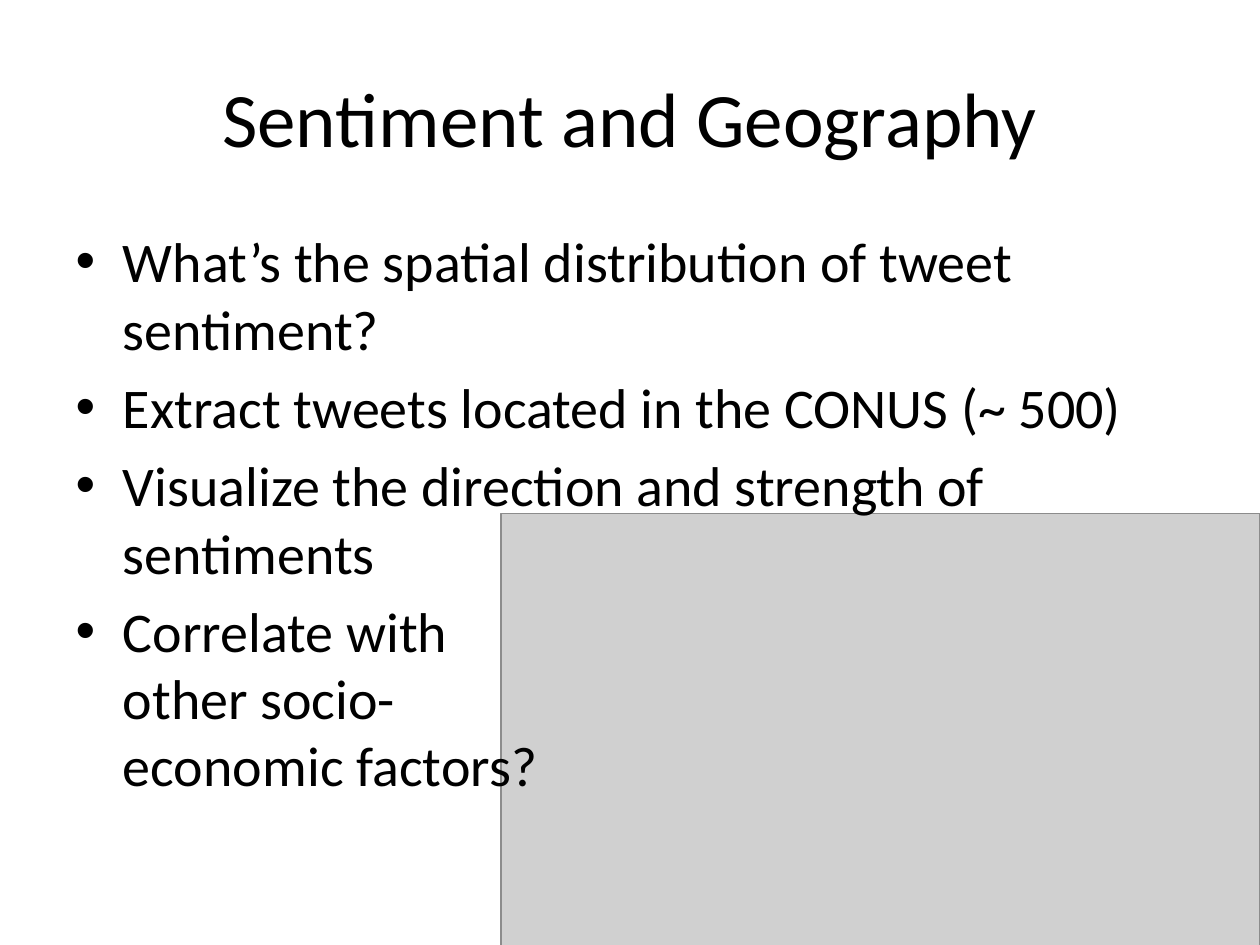
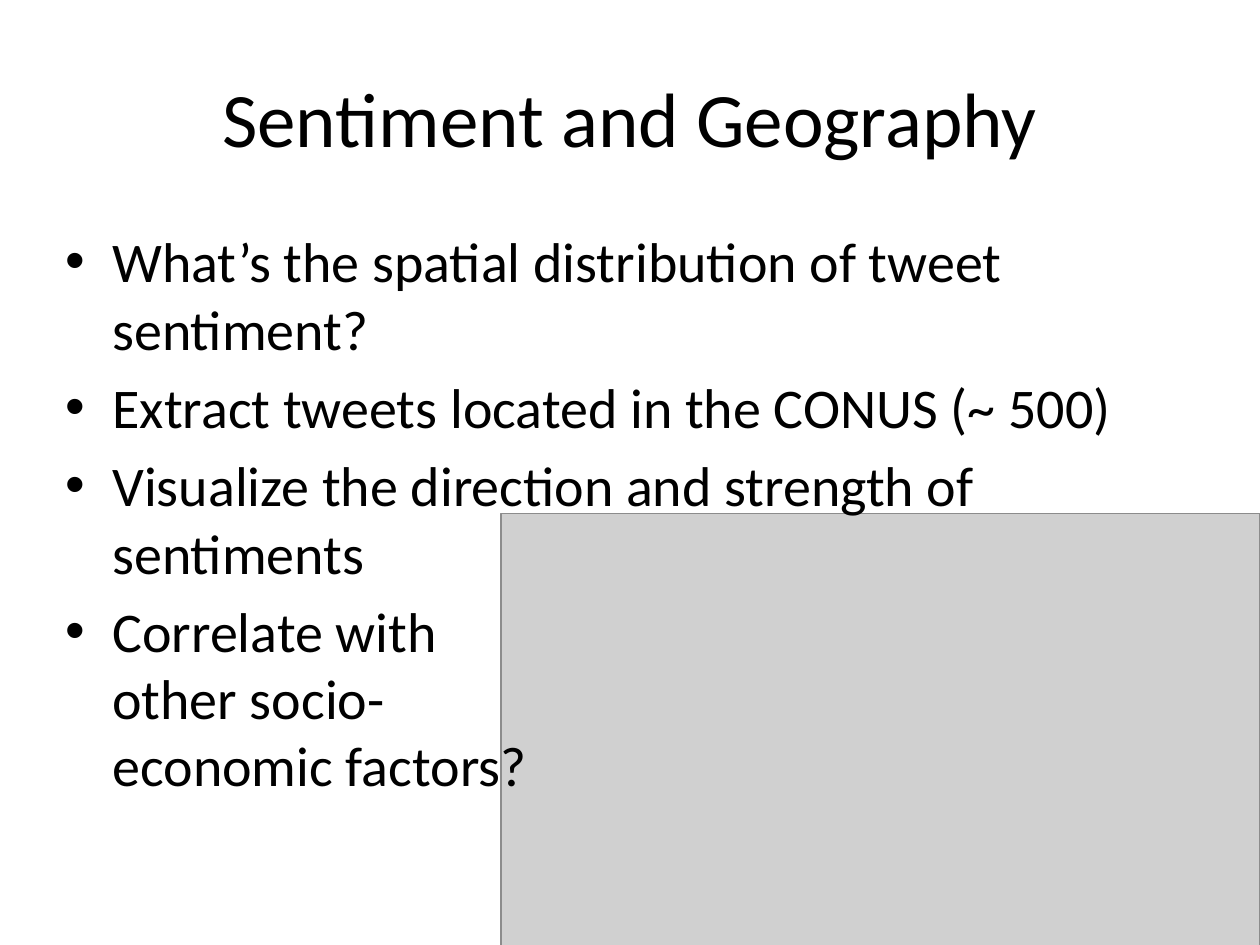
Before and after one commit to rajarshi/ctrug-tweet, a slide deck: slide 14 of ctrug.pptx (slide 12 before the commit). Drawn at 1260x945 pixels with LibreOffice and Linux fonts; fonts in the diff are those of the drawing; grey boxes stand for pictures. Boxes give left, top, right and bottom in pixels: in the first picture for what was removed or moved away, otherwise in the second. Text is boxed around its words. In the diff, an @@ line names an element or a change of style, - is before the commit and + after.

```diff
--- a/ctrug.pptx
+++ b/ctrug.pptx
@@ text "What’s the spatial distribution of ...": place and size @@
-text "What’s the spatial distribution of ..." at box(123, 242, 1121, 800)
+text "What’s the spatial distribution of ..." at box(112, 242, 1110, 800)
```
Also in this commit, not shown: 3 other slides changed, 2 slides added, 1 other file.
